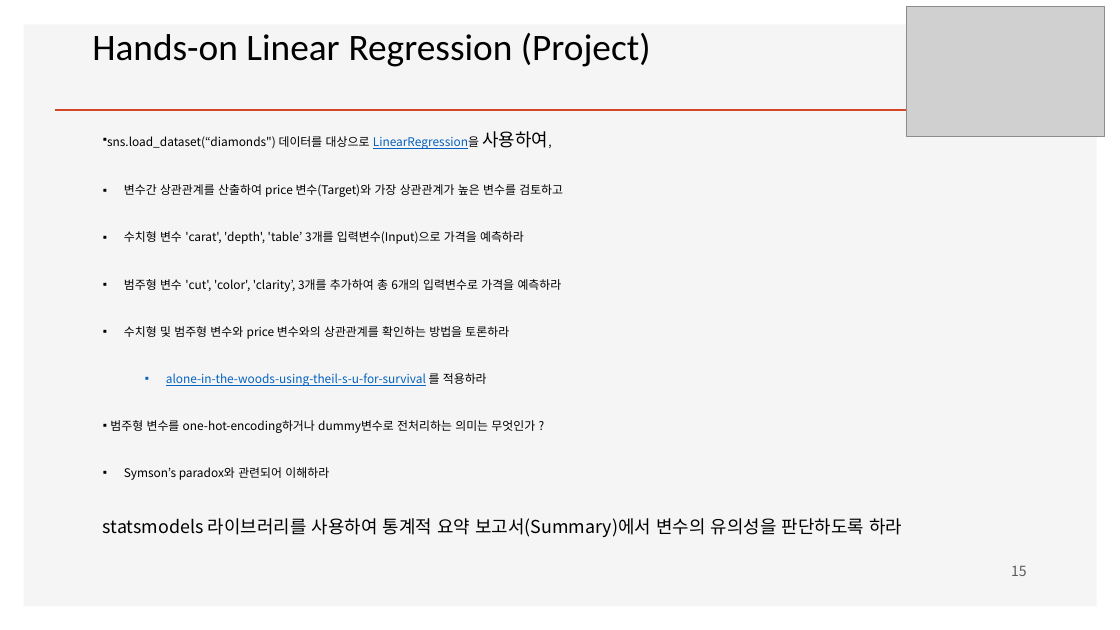
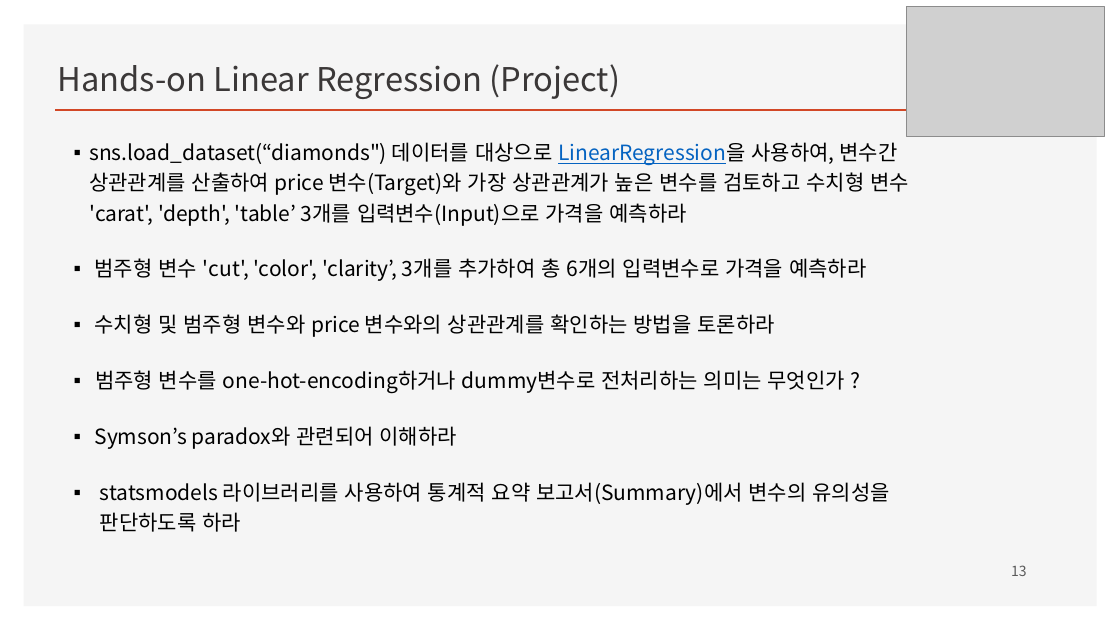
Before and after one commit to ancestor9/mathematics-for-machine-learning, a slide deck: slide 13 of w4_Perceptron_Regression.pptx (slide 15 before the commit). Drawn at 1120x630 pixels with LibreOffice and Linux fonts; fonts in the diff are those of the drawing; grey boxes stand for pictures; background and template pictures are left out. Boxes give left, top, right and bottom in pixels: in the first picture for what was removed or moved away, otherwise in the second. Text is boxed around its words. In the diff, an @@ line names an element or a change of style, - is before the commit and + after.

```diff
--- a/w4_Perceptron_Regression.pptx
+++ b/w4_Perceptron_Regression.pptx
@@ text "Hands-on Linear Regression (Project)": place and size @@
-text "Hands-on Linear Regression (Project)" at <box>92,33,651,67</box>
+text "Hands-on Linear Regression (Project)" at <box>58,64,620,99</box>
@@ text "Hands-on Linear Regression (Project)" at <box>58,64,620,99</box>: size 32 to 28 pt, font Calibri to Noto Sans CJK KR, text colour #000000 to #3B3838 @@
@@ text "sns.load_dataset(“diamonds") 데이터를 대상으로 LinearRegression을 사용하 ...": place and size @@
-text "sns.load_dataset(“diamonds") 데이터를 대상으로 LinearRegression을 사용하 ..." at <box>103,131,902,537</box>
+text "sns.load_dataset(“diamonds") 데이터를 대상으로 LinearRegression을 사용하 ..." at <box>89,142,909,532</box>
@@ text at <box>89,142,909,226</box>: text changed; size 10.2 to 18 pt @@
-▪ sns.load_dataset(“diamonds") 데이터를 대상으로 LinearRegression을 사용하여,
-  ▪ 변수간 상관관계를 산출하여 price 변수(Target)와 가장 상관관계가 높은 변수를 검토하고
-  ▪ 수치형 변수 'carat', 'depth', 'table’ 3개를 입력변수(Input)으로 가격을 예측하라
+▪ sns.load_dataset(“diamonds") 데이터를 대상으로 LinearRegression을 사용하여, 변수간 상관관계를 산출하여 price 변수(Target)와 가장 상관관계가 높은 변수를 검토하고 수치형 변수 'carat', 'depth', 'table’ 3개를 입력변수(Input)으로 가격을 예측하라
@@ text at <box>95,258,889,532</box>: size 10.2 to 18 pt in "범주형 변수 'cut', 'color', 'clarity’, 3개를 추가하여 ...", "수치형 및 범주형 변수와 price 변수와의 상관관계를 ...", "범주형 변수를 one-hot-encoding하거나 dummy변수로 전처리하는 의미는 무엇인가 ...", "Symson’s paradox와 관련되어 이해하라"; size 15.3 to 18 pt in "statsmodels 라이브러리를 사용하여 통계적 요약 보고서(Summary)에서 변수의 ..."; line spacing 1.5 to 1.2; indent changed; bullet none to ▪ @@
@@ text at <box>166,373,487,386</box>: paragraph removed @@
-    ▪ alone-in-the-woods-using-theil-s-u-for-survival 를 적용하라
@@ page number at <box>1011,565,1027,576</box>: text changed @@
-15
+13
```
Also in this commit, not shown: 20 other slides changed, 5 slides removed.
